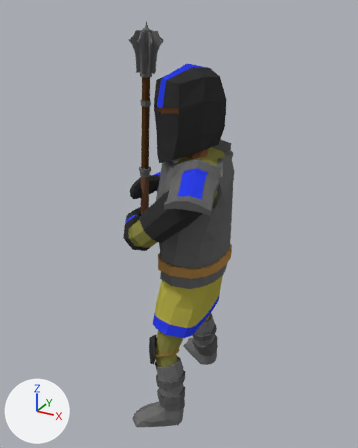
An edit to the Blender file Models/Mid_Knight.blend, drawn before and after from the same camera.
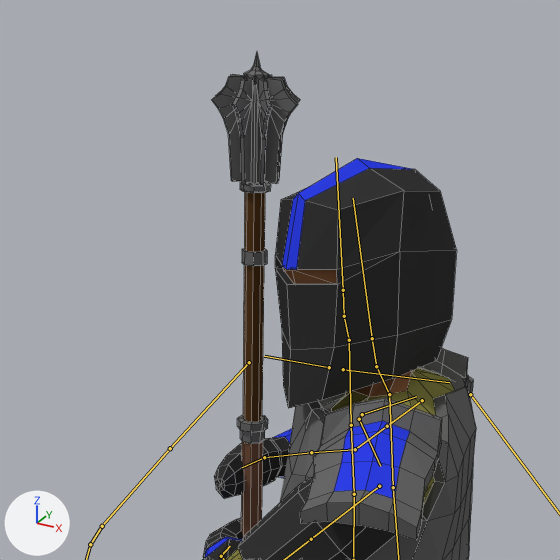
Old and new are each drawn whole from a 50 mm lens placed at (0.559, -1.023, 0.967), pointed at (0.036, -0.072, 0.491) and again close up on the part from 12% to 75% of the width and 0% to 50% of the height. The axes (+X, +Y, +Z) are drawn at lower left. The lights are the same throughout. Both versions are drawn at frame 1 of the action 'Mid_Knight Attack'; the numbers are the values there. The bones that bend it are drawn over the model as lines in the close-ups. The close-ups show mesh edges as thin lines.

In view in the first close-up: 'Mid Knight'.
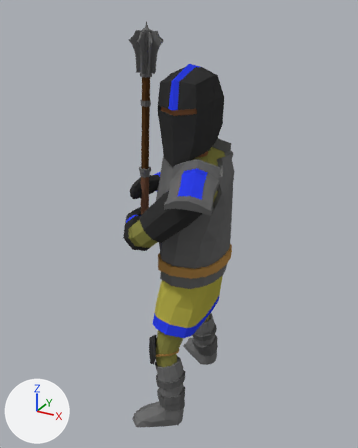
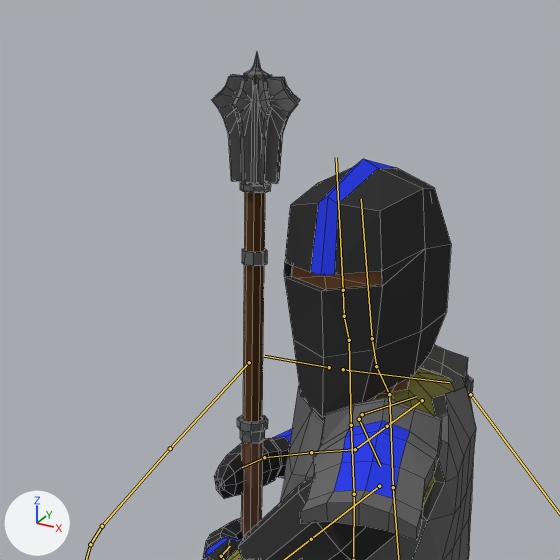
Commit message: Fixed attack animation of mid knight

Location of each change, (x1, y1, x2, y2) in pixels of the close-ups (560 x 560 px):
'Mid Knight', posed: (203, 52, 476, 560) in both

The edits, one by one:
Bone 'head' (bone_head) turns from (-5, 59, -10) to (-46, 81, -54) degrees about its own x, y and z.
